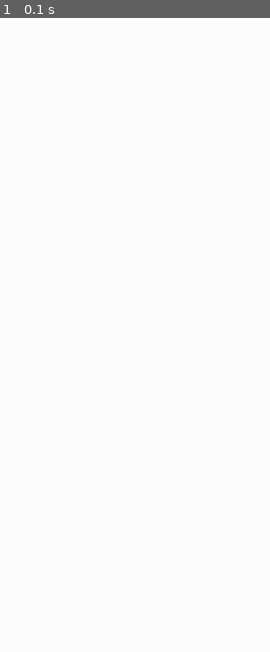
Above: before the commit, frame 1.
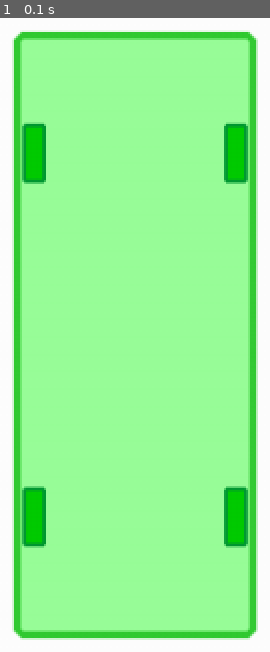
Above: after the commit, the same moment.

Repository: Bobbassoonguy/AutonomousVehicles
Game: pygame game, started from Scenarios/Scenario1_create_car.py
Two runs of this game, one before a commit and one after it. Both use one fixed random seed, a clock stepped at 60 frames per second and the inputs below.
Inputs:
- Up to frame 1 (0.1 s): no input

The runs differ from the first frame. In frame 1, 87% of the frame differs, in the area x 4-96%, y 2-99%.

Commit message:
Creates rectangular car and wheels and displays

Diff:
--- a/Classes/Intersection.py
+++ b/Classes/Intersection.py
@@ -0,0 +1,7 @@
+import pygame
+
+class CLASSNAME:
+    def __init__(self):
+
+    def funcone(self):
+        #foo bar
--- a/Classes/Object.py
+++ b/Classes/Object.py
@@ -0,0 +1,7 @@
+import pygame
+
+class CLASSNAME:
+    def __init__(self):
+
+    def funcone(self):
+        #foo bar
--- a/Classes/Road.py
+++ b/Classes/Road.py
@@ -0,0 +1,7 @@
+import pygame
+
+class CLASSNAME:
+    def __init__(self):
+
+    def funcone(self):
+        #foo bar
--- a/Classes/RoadSegment.py
+++ b/Classes/RoadSegment.py
@@ -0,0 +1,7 @@
+import pygame
+
+class CLASSNAME:
+    def __init__(self):
+
+    def funcone(self):
+        #foo bar
--- a/Classes/Scenario.py
+++ b/Classes/Scenario.py
@@ -1,19 +1,27 @@
 import pygame
+import Vehicle
 
 class Scenario:
     def __init__(self, name):
         #GLOBAL VARIABLES
         self.CANVAS_SIZE_X = 1000
         self.CANVAS_SIZE_y = 1000
-        self.PIXELS_PER_METER = 10
+        self.PIXELS_PER_METER = 75
         self.ROAD_MIN_CURVE_RAD = 10
         self.FPS = 60
 
         self.name = name
+        self.vehicles = []
 
         self.screen = pygame.display.set_mode([self.CANVAS_SIZE_X, self.CANVAS_SIZE_y])
         pygame.display.set_caption(self.name)
 
     def main(self):
         self.screen.fill((255, 255, 255))
+        for i in self.vehicles:
+            i.draw()
         pygame.display.flip()
+
+    def addCar(self):
+        vehicle_to_add = Vehicle.Vehicle(self)
+        self.vehicles.append(vehicle_to_add)
--- a/Classes/Shape.py
+++ b/Classes/Shape.py
@@ -0,0 +1,7 @@
+import pygame
+
+class CLASSNAME:
+    def __init__(self):
+
+    def funcone(self):
+        #foo bar
--- a/Classes/Vehicle.py
+++ b/Classes/Vehicle.py
@@ -0,0 +1,76 @@
+import pygame
+
+class Vehicle:
+    def __init__(self, parent):
+        self.parent = parent
+        self.display_screen = self.parent.screen
+        self.LENGTH = 4.5  # meters
+        self.WIDTH = 1.8  # meters
+        self.FRONT_AXLE_TO_FRONT = 1  # meters
+        self.WHEELBASE = 2.7  # meters
+        self.TRACK = 1.5  # meters
+        self.MIN_TURN_RADIUS = 10.8  # meters
+
+        self.x = 150
+        self.y = 250
+
+        # TODO fix this because it shouldn't be based on the center of the car
+        self.front_right_wheel = Wheel(self, False,
+                                       (self.x + (self.TRACK * self.parent.PIXELS_PER_METER / 2)),
+                                       (self.y - (self.WHEELBASE * self.parent.PIXELS_PER_METER / 2)))
+        self.front_left_wheel = Wheel(self, False,
+                                      (self.x - (self.TRACK * self.parent.PIXELS_PER_METER / 2)),
+                                      (self.y - (self.WHEELBASE * self.parent.PIXELS_PER_METER / 2)))
+        self.back_right_wheel = Wheel(self, False,
+                                      (self.x + (self.TRACK * self.parent.PIXELS_PER_METER / 2)),
+                                      (self.y + (self.WHEELBASE * self.parent.PIXELS_PER_METER / 2)))
+        self.back_left_wheel = Wheel(self, False,
+                                     (self.x - (self.TRACK * self.parent.PIXELS_PER_METER / 2)),
+                                     (self.y + (self.WHEELBASE * self.parent.PIXELS_PER_METER / 2)))
+
+        print("New Car initialized")
+
+    def draw(self):
+        # TODO make this position/rotation dependant
+        display_border_thickness = 0.05  # meters
+        display_rectangle_round_corners = 1.5 * display_border_thickness
+
+        outline = pygame.Rect(self.x-(self.WIDTH * self.parent.PIXELS_PER_METER / 2), self.y-(self.LENGTH * self.parent.PIXELS_PER_METER / 2), self.WIDTH * self.parent.PIXELS_PER_METER, self.LENGTH * self.parent.PIXELS_PER_METER)
+        pygame.draw.rect(self.display_screen, (153, 255, 153), outline, border_radius=round(display_rectangle_round_corners * self.parent.PIXELS_PER_METER))
+        pygame.draw.rect(self.display_screen, (51, 204, 51), outline, width=round(display_border_thickness * self.parent.PIXELS_PER_METER), border_radius=round(display_rectangle_round_corners * self.parent.PIXELS_PER_METER))
+
+        self.front_right_wheel.draw()
+        self.front_left_wheel.draw()
+        self.back_right_wheel.draw()
+        self.back_left_wheel.draw()
+
+        # foo bar
+
+
+
+
+class Wheel:
+    def __init__(self, parent, steering, x, y):
+        self.parent = parent
+        self.display_screen = self.parent.display_screen
+        self.WIDTH = 0.18  # meters
+        self.DIAMETER = 0.44  # meters
+        self.STEERING = False
+
+        self.x = x
+        self.y = y
+
+        # TODO define position and rotation relative to parent vehicle
+
+    def draw(self):
+        display_border_thickness = 0.02  # meters
+        display_rectangle_round_corners = 1.5 * display_border_thickness
+
+        outline = pygame.Rect(self.x - (self.WIDTH * self.parent.parent.PIXELS_PER_METER / 2),
+                              self.y - (self.DIAMETER * self.parent.parent.PIXELS_PER_METER / 2),
+                              self.WIDTH * self.parent.parent.PIXELS_PER_METER, self.DIAMETER * self.parent.parent.PIXELS_PER_METER)
+        pygame.draw.rect(self.display_screen, (0, 204, 0), outline,
+                         border_radius=round(display_rectangle_round_corners * self.parent.parent.PIXELS_PER_METER))
+        pygame.draw.rect(self.display_screen, (0, 153, 51), outline,
+                         width=round(display_border_thickness * self.parent.parent.PIXELS_PER_METER),
+                         border_radius=round(display_rectangle_round_corners * self.parent.parent.PIXELS_PER_METER))
--- a/Scenarios/Scenario1_create_car.py
+++ b/Scenarios/Scenario1_create_car.py
@@ -5,6 +5,8 @@
 done = False
 main = Scenario("Scenario 1 - Create Car")
 clock = pygame.time.Clock()
+
+main.addCar()
 
 while not done:
     clock.tick(main.FPS)
